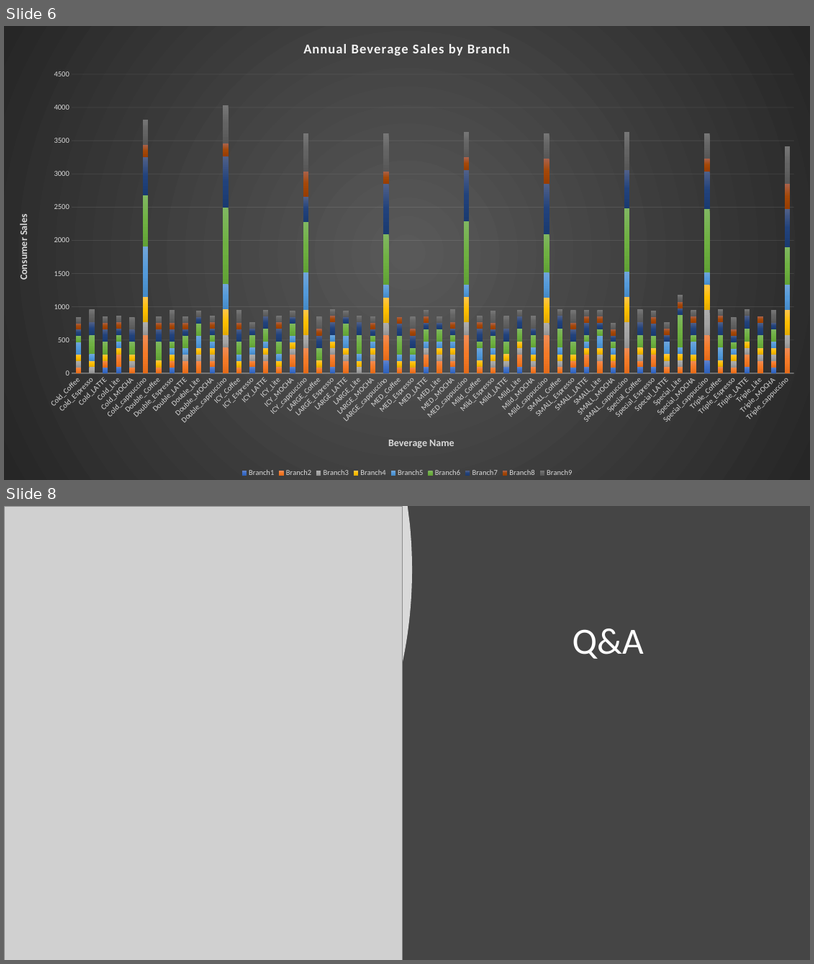
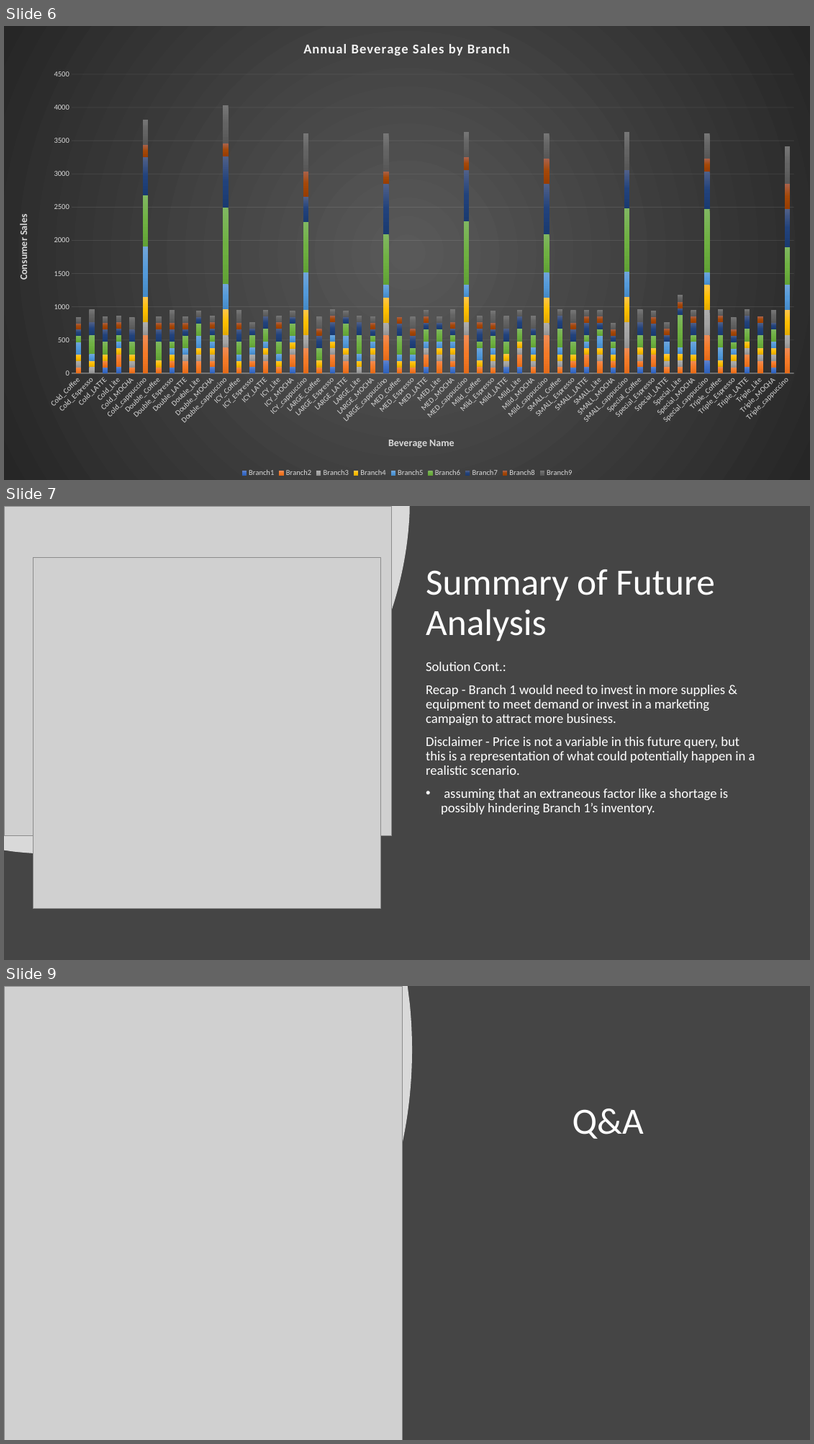
Before and after one commit to HamingnottT/Project1, a slide deck: PowerPoint/P1 - CoffeeShopAnalysis.pptx. Shown one above the other, each under a label of ours: slides 6 and 8 before the commit, slides 6, 7 and 9 after it; the slides between them are not shown. The pictures are 814x964 and 814x1444 pixels, drawn with LibreOffice and Linux fonts; fonts in the diff are those of the drawing; grey boxes stand for pictures. Boxes give left, top, right and bottom in pixels: in the first picture for what was removed or moved away, otherwise in the second. Text is boxed around its words. In the diff, an @@ line names an element or a change of style, - is before the commit and + after.

```diff
--- a/PowerPoint/P1 - CoffeeShopAnalysis.pptx
+++ b/PowerPoint/P1 - CoffeeShopAnalysis.pptx
@@ slide 7 added at (x1=4, y1=506, x2=810, y2=960), background #454545 @@
@@ freeform shape added at (x1=4, y1=506, x2=410, y2=854), fill #FFFFFF at 80% opacity @@
@@ picture added at (x1=4, y1=506, x2=392, y2=836) @@
@@ picture added at (x1=33, y1=557, x2=381, y2=908) @@
@@ title added at (x1=426, y1=569, x2=715, y2=641), 44 pt, text #FFFFFF @@
+Summary of Future Analysis
@@ text added at (x1=426, y1=662, x2=756, y2=814), 16 pt, text #FFFFFF @@
+Solution Cont.:
+Recap - Branch 1 would need to invest in more supplies & equipment to meet demand or invest in a marketing campaign to attract more business.
+Disclaimer - Price is not a variable in this future query, but this is a representation of what could potentially happen in a realistic scenario.
+• assuming that an extraneous factor like a shortage is possibly hindering Branch 1’s inventory.
@@ what was slide 8 is now slide 9 @@
```
Also in this commit, not shown: 2 slides changed.
